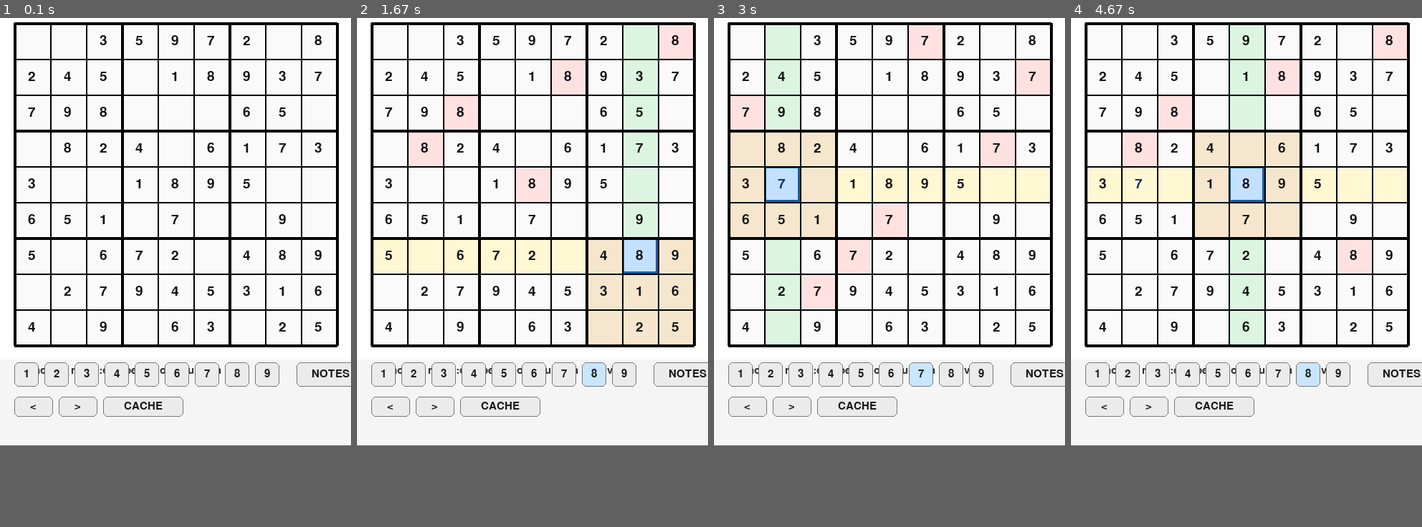
Above: before the commit, frames 1-4 (left to right).
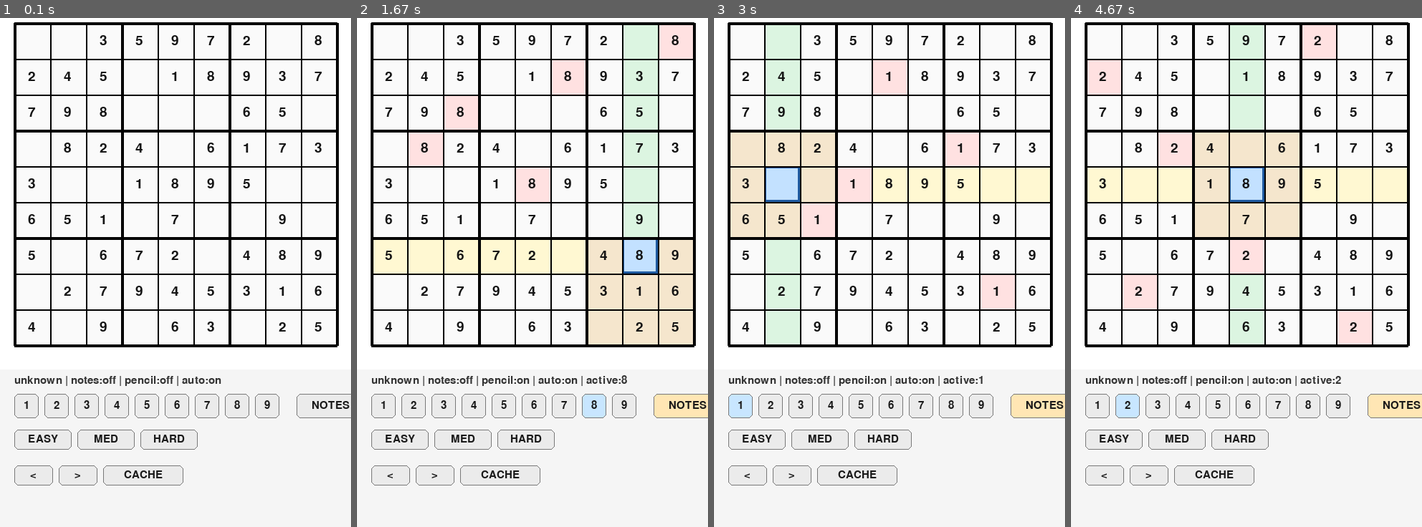
Above: after the commit, the same moments.

Repository: Isakbjer/sudoku
Game: pygame game, started from ui_pygame.py
The game is run twice, just before and just after one commit, with the same random seed, the same clock (stepped at 60 frames per second) and the same inputs.
Inputs (mouse positions are in pixels of both pictures, inside the frame that each line leads up to):
- Up to frame 1 (0.1 s): no input
- Up to frame 2 (1.67 s): click (434, 476) at 0.38 s; click (525, 440) at 0.72 s; click (644, 252) at 1.05 s; click (679, 404) at 1.38 s
- Up to frame 3 (3 s): click (857, 476) at 1.72 s; click (924, 384) at 2.05 s; click (780, 191) at 2.38 s; click (742, 404) at 2.72 s
- Up to frame 4 (4.67 s): click (1106, 476) at 3.05 s; tap  at 3.33 s; click (1288, 313) at 3.72 s; click (1246, 185) at 4.05 s; click (1127, 404) at 4.38 s
The window is 490x610 before the commit and 490x724 after it. Grey fills any space a smaller window leaves; there, only what the larger window draws over its background counts as a difference.

The runs differ from the first frame. In frame 1, 2.6% of the frame differs, in the area x 4-100%, y 67-92%; in frame 2, 3.7%; in frame 3, 10%; in frame 4, 11%, in the area x 4-100%, y 1-92%.

Commit message:
Fix puzzle panel layout

Diff:
--- a/ui_pygame.py
+++ b/ui_pygame.py
@@ -22,8 +22,10 @@
 FONT_SIZE = 28
 NOTE_FONT_SIZE = 12
 PANEL_HEIGHT = 120
+PANEL_HEIGHT = 220
 BUTTON_SIZE = 34
 BUTTON_GAP = 8
+BOARD_PANEL_GAP = 14
 
 COLOR_BASE = (250, 250, 250)
 COLOR_SELECTED = (195, 225, 255)
@@ -54,36 +56,41 @@
 
 def _window_dimensions(board) -> Tuple[int, int]:
     size = CELL * _board_size(board) + MARGIN * 2
-    return size, size + PANEL_HEIGHT
+    return size, size + BOARD_PANEL_GAP + PANEL_HEIGHT
 
 
 def _cell_rect(row: int, column: int) -> pygame.Rect:
     return pygame.Rect(MARGIN + column * CELL, MARGIN + row * CELL, CELL, CELL)
 
 
-def _palette_rect(number: int) -> pygame.Rect:
-    top = MARGIN + CELL * 9 + 24
+def _palette_rect(number: int, panel_top: int) -> pygame.Rect:
+    top = panel_top + 34
     return pygame.Rect(MARGIN + (number - 1) * (BUTTON_SIZE + BUTTON_GAP), top, BUTTON_SIZE, BUTTON_SIZE)
 
 
-def _note_button_rect() -> pygame.Rect:
-    return pygame.Rect(MARGIN + 9 * (BUTTON_SIZE + BUTTON_GAP) + 16, MARGIN + CELL * 9 + 24, 96, BUTTON_SIZE)
-
-
-def _clear_button_rect() -> pygame.Rect:
-    return pygame.Rect(MARGIN + 9 * (BUTTON_SIZE + BUTTON_GAP) + 124, MARGIN + CELL * 9 + 24, 96, BUTTON_SIZE)
-
-
-def _browse_prev_rect() -> pygame.Rect:
-    return pygame.Rect(MARGIN, MARGIN + CELL * 9 + 72, 54, 28)
-
-
-def _browse_next_rect() -> pygame.Rect:
-    return pygame.Rect(MARGIN + 62, MARGIN + CELL * 9 + 72, 54, 28)
-
-
-def _refresh_cache_rect() -> pygame.Rect:
-    return pygame.Rect(MARGIN + 124, MARGIN + CELL * 9 + 72, 112, 28)
+def _note_button_rect(panel_top: int) -> pygame.Rect:
+    return pygame.Rect(MARGIN + 9 * (BUTTON_SIZE + BUTTON_GAP) + 16, panel_top + 34, 96, BUTTON_SIZE)
+
+
+def _clear_button_rect(panel_top: int) -> pygame.Rect:
+    return pygame.Rect(MARGIN + 9 * (BUTTON_SIZE + BUTTON_GAP) + 124, panel_top + 34, 96, BUTTON_SIZE)
+
+
+def _difficulty_rect(panel_top: int, label_index: int) -> pygame.Rect:
+    left = MARGIN + label_index * 88
+    return pygame.Rect(left, panel_top + 84, 80, 28)
+
+
+def _browse_prev_rect(panel_top: int) -> pygame.Rect:
+    return pygame.Rect(MARGIN, panel_top + 134, 54, 28)
+
+
+def _browse_next_rect(panel_top: int) -> pygame.Rect:
+    return pygame.Rect(MARGIN + 62, panel_top + 134, 54, 28)
+
+
+def _refresh_cache_rect(panel_top: int) -> pygame.Rect:
+    return pygame.Rect(MARGIN + 124, panel_top + 134, 112, 28)
 
 
 def _move_selection(selected: Tuple[int, int] | None, row_delta: int, column_delta: int, size: int) -> Tuple[int, int]:
@@ -110,7 +117,8 @@
     grid = _grid(board)
     n = len(grid)
     board_size = CELL * n + MARGIN * 2
-    surface = pygame.Surface((board_size, board_size + PANEL_HEIGHT))
+    panel_top = board_size + BOARD_PANEL_GAP
+    surface = pygame.Surface((board_size, board_size + BOARD_PANEL_GAP + PANEL_HEIGHT))
     surface.fill((255, 255, 255))
 
     selected_value = None
@@ -184,7 +192,6 @@
         x = MARGIN + i * CELL
         pygame.draw.line(surface, (0, 0, 0), (x, MARGIN), (x, board_size - MARGIN), lw)
 
-    panel_top = board_size
     pygame.draw.rect(surface, (245, 245, 245), pygame.Rect(0, panel_top, board_size, PANEL_HEIGHT))
     panel_font = pygame.font.SysFont(None, 22)
     difficulty = getattr(board, "difficulty", None) or "unknown"
@@ -198,29 +205,37 @@
     surface.blit(panel_txt, (MARGIN, panel_top + 8))
 
     for number in range(1, 10):
-        rect = _palette_rect(number)
+        rect = _palette_rect(number, panel_top)
         pygame.draw.rect(surface, COLOR_BUTTON_ACTIVE if active_number == number else COLOR_BUTTON, rect, border_radius=6)
         pygame.draw.rect(surface, (120, 120, 120), rect, 1, border_radius=6)
         txt = panel_font.render(str(number), True, (25, 25, 25))
         surface.blit(txt, (rect.x + (rect.width - txt.get_width()) // 2, rect.y + (rect.height - txt.get_height()) // 2))
 
-    note_rect = _note_button_rect()
+    note_rect = _note_button_rect(panel_top)
     pygame.draw.rect(surface, COLOR_BUTTON_NOTE if note_mode else COLOR_BUTTON, note_rect, border_radius=6)
     pygame.draw.rect(surface, (120, 120, 120), note_rect, 1, border_radius=6)
     note_txt = panel_font.render("NOTES", True, (25, 25, 25))
     surface.blit(note_txt, (note_rect.x + (note_rect.width - note_txt.get_width()) // 2, note_rect.y + (note_rect.height - note_txt.get_height()) // 2))
 
-    clear_rect = _clear_button_rect()
+    clear_rect = _clear_button_rect(panel_top)
     pygame.draw.rect(surface, COLOR_BUTTON, clear_rect, border_radius=6)
     pygame.draw.rect(surface, (120, 120, 120), clear_rect, 1, border_radius=6)
     clear_txt = panel_font.render("CLEAR", True, (25, 25, 25))
     surface.blit(clear_txt, (clear_rect.x + (clear_rect.width - clear_txt.get_width()) // 2, clear_rect.y + (clear_rect.height - clear_txt.get_height()) // 2))
 
-    prev_rect = _browse_prev_rect()
-    next_rect = _browse_next_rect()
-    refresh_rect = _refresh_cache_rect()
+    prev_rect = _browse_prev_rect(panel_top)
+    next_rect = _browse_next_rect(panel_top)
+    refresh_rect = _refresh_cache_rect(panel_top)
     for rect, label in ((prev_rect, "<"), (next_rect, ">"), (refresh_rect, "CACHE")):
         pygame.draw.rect(surface, COLOR_BUTTON, rect, border_radius=6)
+        pygame.draw.rect(surface, (120, 120, 120), rect, 1, border_radius=6)
+        txt = panel_font.render(label, True, (25, 25, 25))
+        surface.blit(txt, (rect.x + (rect.width - txt.get_width()) // 2, rect.y + (rect.height - txt.get_height()) // 2))
+
+    for index, (label, diff) in enumerate((("EASY", "easy"), ("MED", "medium"), ("HARD", "hard"))):
+        rect = _difficulty_rect(panel_top, index)
+        active = difficulty.lower() == diff
+        pygame.draw.rect(surface, COLOR_BUTTON_ACTIVE if active else COLOR_BUTTON, rect, border_radius=6)
         pygame.draw.rect(surface, (120, 120, 120), rect, 1, border_radius=6)
         txt = panel_font.render(label, True, (25, 25, 25))
         surface.blit(txt, (rect.x + (rect.width - txt.get_width()) // 2, rect.y + (rect.height - txt.get_height()) // 2))
@@ -255,7 +270,7 @@
         )
 
     def load_difficulty(difficulty: str):
-        nonlocal selected, active_number, flash_cells, flash_end
+        nonlocal selected, active_number, flash_cells, flash_end, puzzle_cache, puzzle_index
         difficulty = (difficulty or "easy").lower()
         if difficulty not in {"easy", "medium", "hard"}:
             difficulty = "easy"
@@ -273,6 +288,8 @@
         active_number = None
         flash_cells = set()
         flash_end = 0
+        puzzle_cache = puzzle_loader.load_cached_puzzles()
+        puzzle_index = 0 if puzzle_cache else -1
         update_caption()
 
     def load_puzzle(puzzle):
@@ -357,21 +374,28 @@
                     continue
 
                 for number in range(1, 10):
-                    if _palette_rect(number).collidepoint(ev.pos):
+                    if _palette_rect(number, board_size + BOARD_PANEL_GAP).collidepoint(ev.pos):
                         active_number = None if active_number == number else number
                         update_caption()
                         break
                 else:
-                    if _browse_prev_rect().collidepoint(ev.pos):
+                    panel_top = board_size + BOARD_PANEL_GAP
+                    if _browse_prev_rect(panel_top).collidepoint(ev.pos):
                         load_cached_puzzle(-1)
-                    elif _browse_next_rect().collidepoint(ev.pos):
+                    elif _browse_next_rect(panel_top).collidepoint(ev.pos):
                         load_cached_puzzle(1)
-                    elif _refresh_cache_rect().collidepoint(ev.pos):
+                    elif _refresh_cache_rect(panel_top).collidepoint(ev.pos):
                         refresh_cache()
-                    elif _note_button_rect().collidepoint(ev.pos):
+                    elif _difficulty_rect(panel_top, 0).collidepoint(ev.pos):
+                        load_difficulty("easy")
+                    elif _difficulty_rect(panel_top, 1).collidepoint(ev.pos):
+                        load_difficulty("medium")
+                    elif _difficulty_rect(panel_top, 2).collidepoint(ev.pos):
+                        load_difficulty("hard")
+                    elif _note_button_rect(panel_top).collidepoint(ev.pos):
                         note_mode = not note_mode
                         update_caption()
-                    elif _clear_button_rect().collidepoint(ev.pos):
+                    elif _clear_button_rect(panel_top).collidepoint(ev.pos):
                         active_number = None
                         update_caption()
 
Not shown, changed: .gitignore
